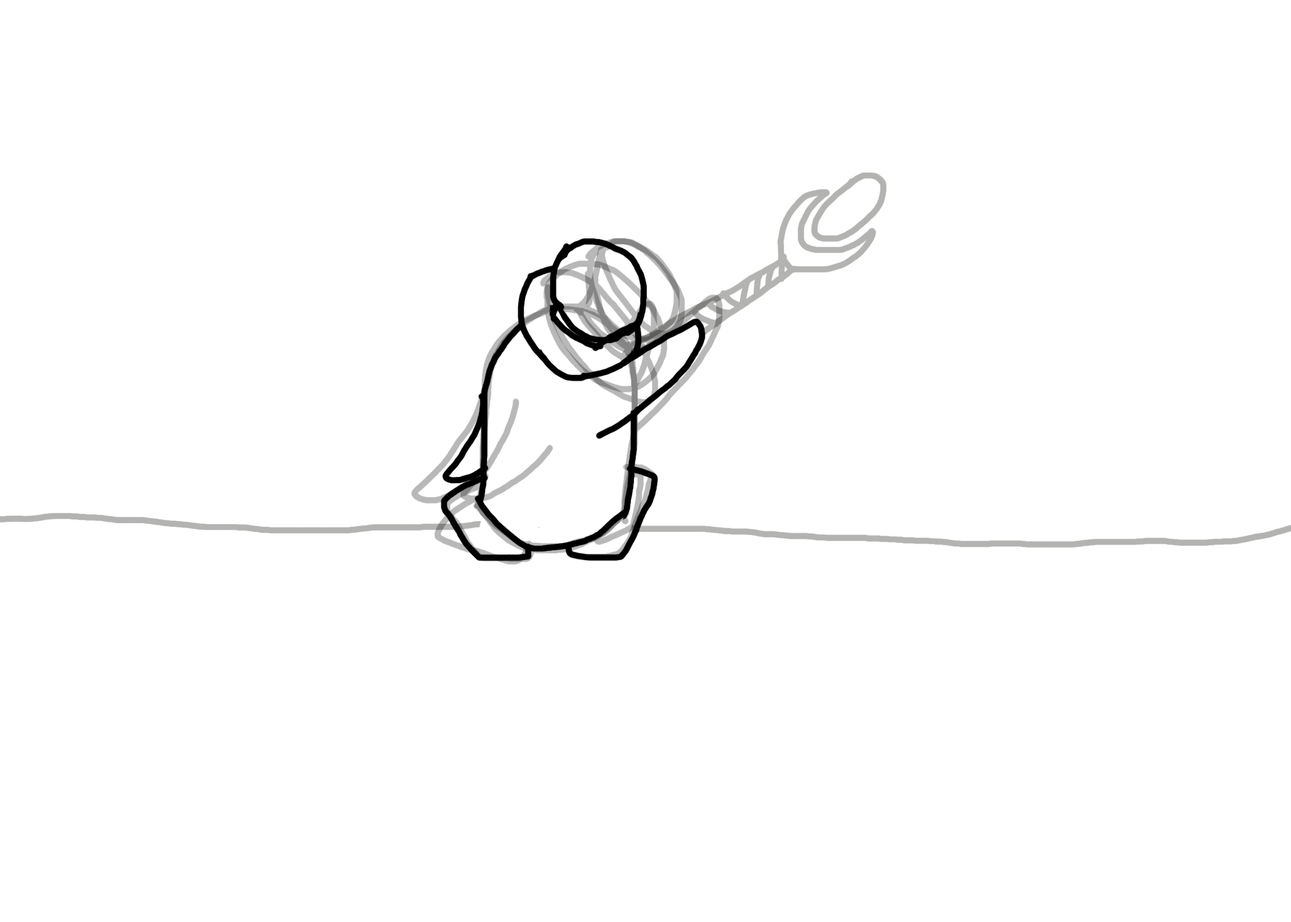
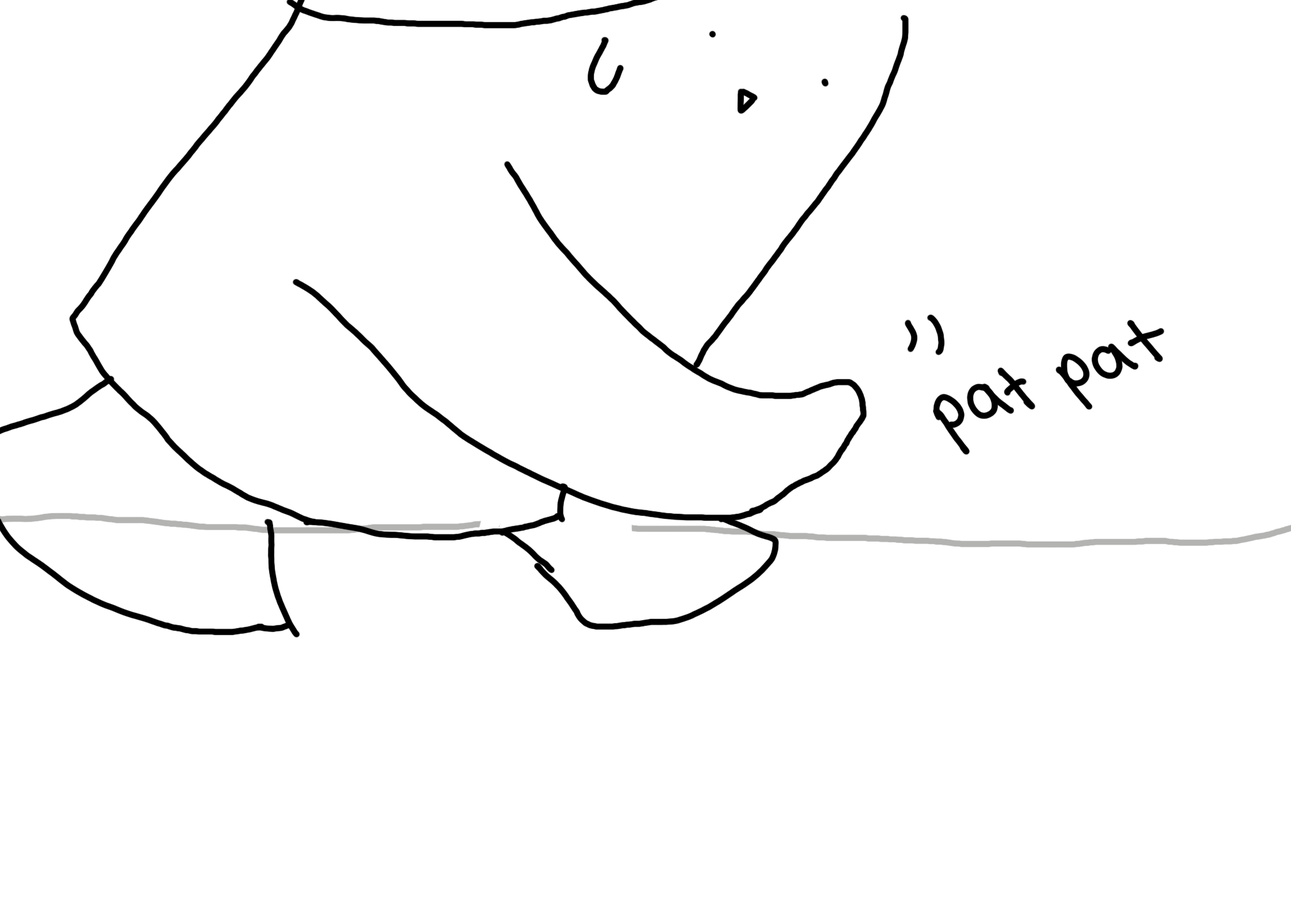
Before/after of a 1291×922 layered artwork. What changed in the layer stack:
added layer "Clip 14.5" above "Clip 14" over left=0, top=0, right=1166, bottom=639
hid "Clip 8 Turn 5", opacity 100% → 29% over left=440, top=238, right=707, bottom=562
hid "Clip 8 Turn 4" over left=410, top=237, right=724, bottom=563
hid "Clip 8 Turn 3" over left=434, top=238, right=686, bottom=566
hid "B6" over left=637, top=172, right=888, bottom=344
